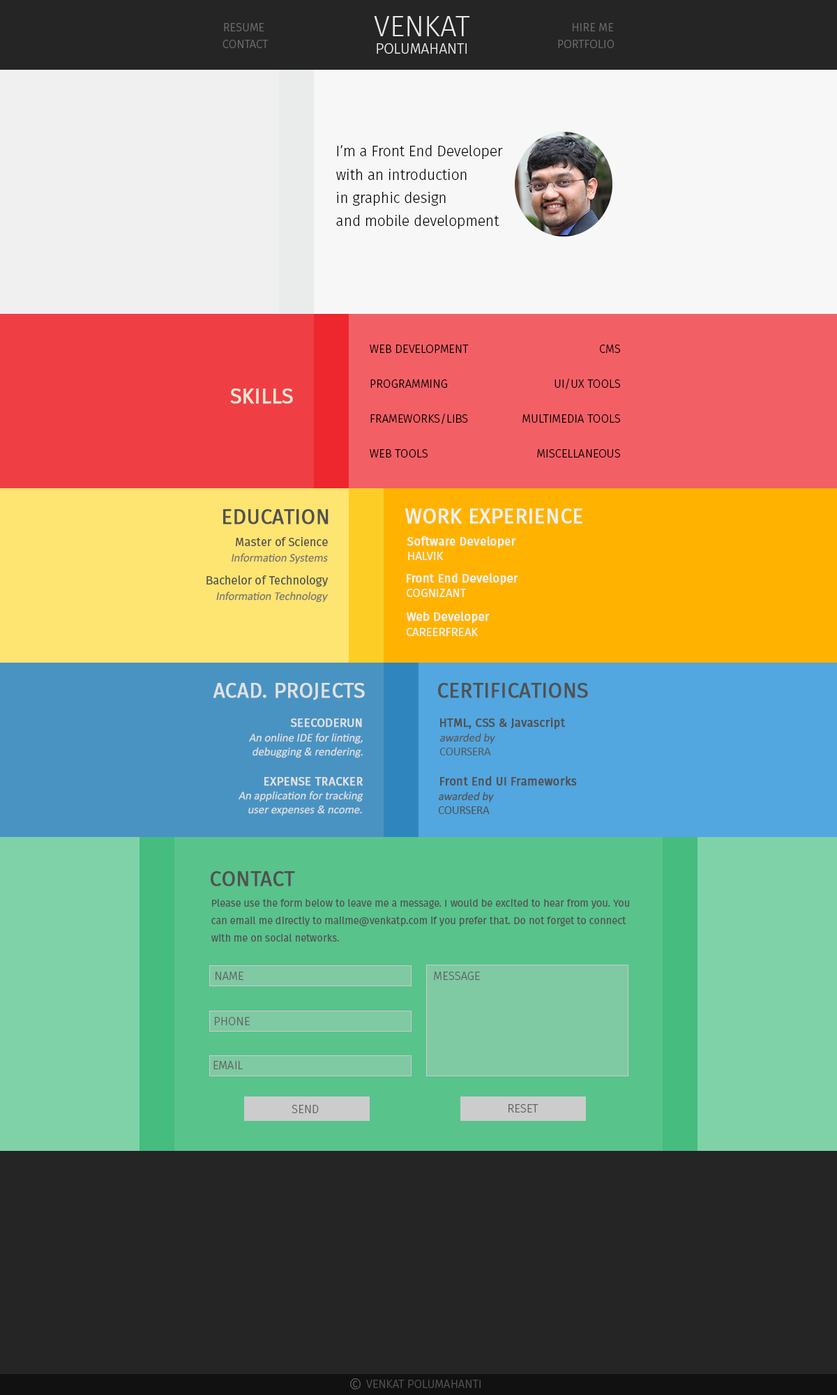
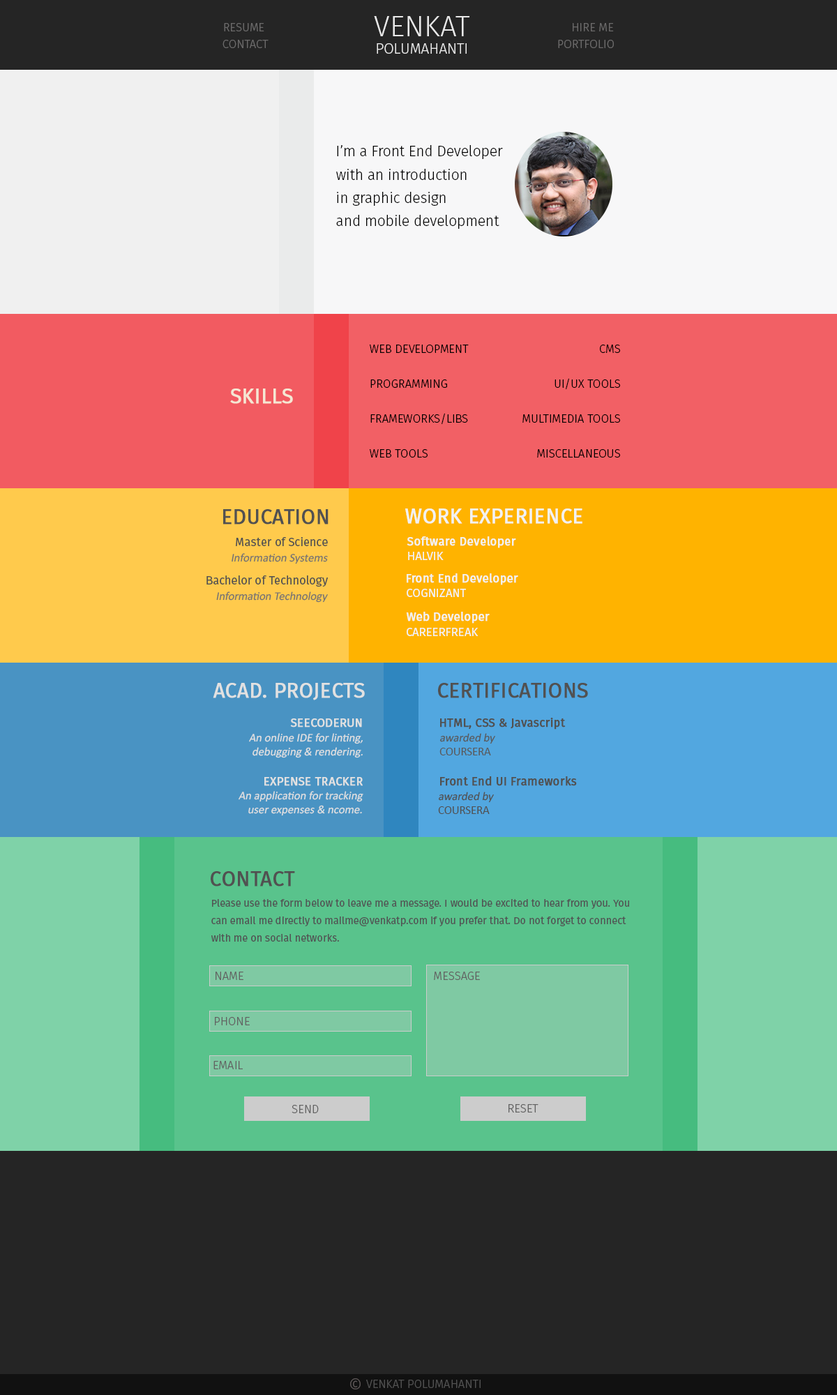
The second 837 × 1395 image is a revision of the first. Changes to its layers:
painted on "Skills left" over [0, 313, 349, 489]
painted on "Work+Edu left" over [0, 488, 384, 663]
